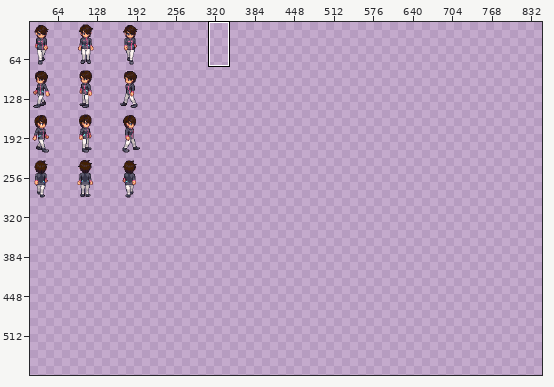
Sprite sheet -- src/main/resources/sprites/player/male.png. The picture above shows the old version from afar; the outline marks the close-up.
Close-up. Before the commit:
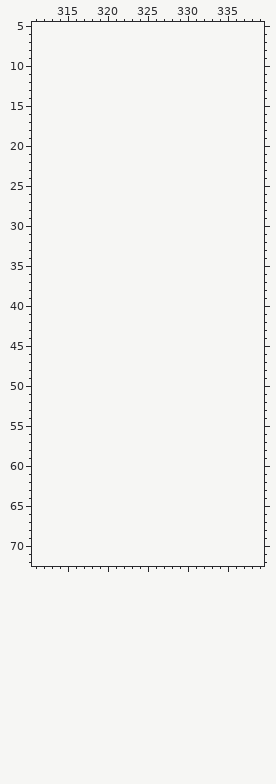
The file is 221x294 pixels. Colours within 5 levels of each other are drawn and written as one. Shown: x 311..339, y 5..72. The old version is drawn lined up with the new one, on the new canvas. The wide view leaves out empty margins. The commit also changed other parts of the picture, which this record leaves out.
The same view after the edit:
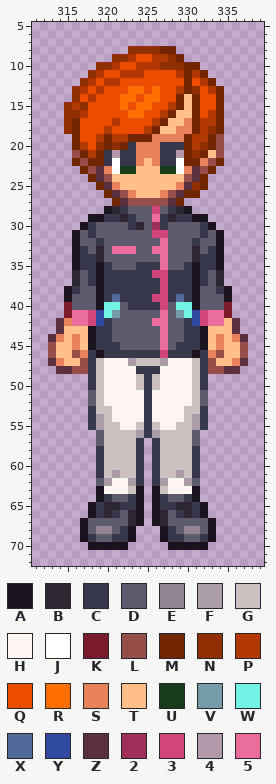
Palette (. is transparent): A #1b141e  B #2e2632  C #38384c  D #5d5b6e  E #918692  F #ab9da7  G #ccc1be  H #fdf5f1  J #ffffff  K #7b1a2d  L #974e49  M #712600  N #8f2f00  P #b13900  Q #eb4c00  R #ff6e00  S #e7825a  T #ffbf89  U #183b19  V #759da9  W #70f3e4  X #526a98  Y #3049a1  Z #5a303f  2 #9e2e5a  3 #d0467b  4 #b299a9  5 #ea6d9d
The edit:
canvas 221x294 -> 864x576, the old top-left corner now at 1,0
Changed rows in their new state; - is an unchanged pixel.
first column x 313:
 8 ----------NNNNMM---------
 9 --------NNPQQPPNM--------
10 ------NNPQQPPPNNNMM------
11 -----NPQQPPPQQQQPMPM-----
12 ----NPQPPQQQQQQQQMQPM----
13 ---NPQPQQQRRQRQQPMNQPM---
14 ---NQPQQQRRQRRQQMTMQQM---
15 --NPNQQQQRQRRQQPMTMQQM---
16 --NNPQQQQQRRQQPMTTMQPM---
17 --NMQQQQPQQQQPMTTSMPPM---
18 --NMQQQPQQQQPMTTSSMPNM---
19 ---MQQPMPPMMMSSSSMPPML---
20 ---MPQNMNMCSSSCCCMPNML---
21 ---LMPMC4CCSSSCC4MNMTL---
22 ---MLMMCJCCSTSCCJMMSLM---
23 ----MLZSJUUTTTUUJSZLM----
24 -----MZLTTTTTTTTTLZM-----
25 ------MZSTTTTTTTSZNM-----
26 -------MZLSTTTSLZMM------
27 --------MZLLLLLZM--------
28 -------ABCDDD3DCBA-------
29 -----AACCBCDD5CBCCAA-----
30 ----ACDDDDCBD2CDDDDCA----
31 ---ADCDDDDDDD33DDDDCDA---
32 ---ADDCDDDDDDD5DDDCDDA---
33 ---ACDBD555DD55DDDBDCA---
34 ---ACCBDDDDDDD5DDDBCCA---
35 ---ACCACDDDCCC5DDCACCA---
36 ---BDCACCCCCC33CCCACDB---
37 ---BDCACCCCCCC3CCCACDB---
38 --ACDDACCCCCCC3CCCADDCA--
39 --ADDDACXCCCC33CXCADDDA--
40 --KDDDAWWDCCCC3DWWADDDK--
41 --K553YWVDDDDD5DVWY355K--
42 -ZS553YCDDDDD55DDCY355TZ-
43 -ZTTTACCDDDDDD5DDCCATTTZ-
44 ZSTSTACCDDDDDD5DDCCATSTSZ
45 LTTSTACCCDDDDD5DCCCATSTTL
46 LTTLSCACCCCCCC3CCCACSLTTL
47 ZSTTLCGHHHFGGGFHHHGCLTTSZ
48 -ZZLLCGHHHHCCCHHHHGCLLZZ-
49 -----CGHHHHGCGHHHHGC-----
50 -----CGHHHHGCGHHHHGC-----
51 -----DGHHHHHCHHHHHGD-----
52 -----DGHHHHHCHHHHHGD-----
53 -----CGGHHHHCHHHHGGC-----
54 -----CFGHHHHCHHHHGFC-----
55 -----CFGGHHGCGHHGGFC-----
56 ------DGGGGFCFGGGGD------
57 ------DGGGGC-CGGGGD------
58 ------CGGGGC-CGGGGC------
59 ------CGGGGC-CGGGGC------
60 ------CGGGGC-CGGGGC------
61 ------CGFGGC-CGGFGC------
62 ------DFHHFC-CFHHFD------
63 ------AHHHGA-AGHHHA------
64 ------ACDDCA-ACDDCA------
65 -----ACBBCCA-ACCBBCA-----
66 -----ACBCDBA-ABDCBCA-----
67 ----ADDDDDBA-ABDDDDDA----
68 ----ADEEDCA---ACDEEDA----
69 ----ACDDCCA---ACCDDCA----
70 -----AAAAA-----AAAAA-----
Changed places in both close-ups, as pixel boxes (x1, y1, x2, y2):
added: (48, 46, 248, 550)
